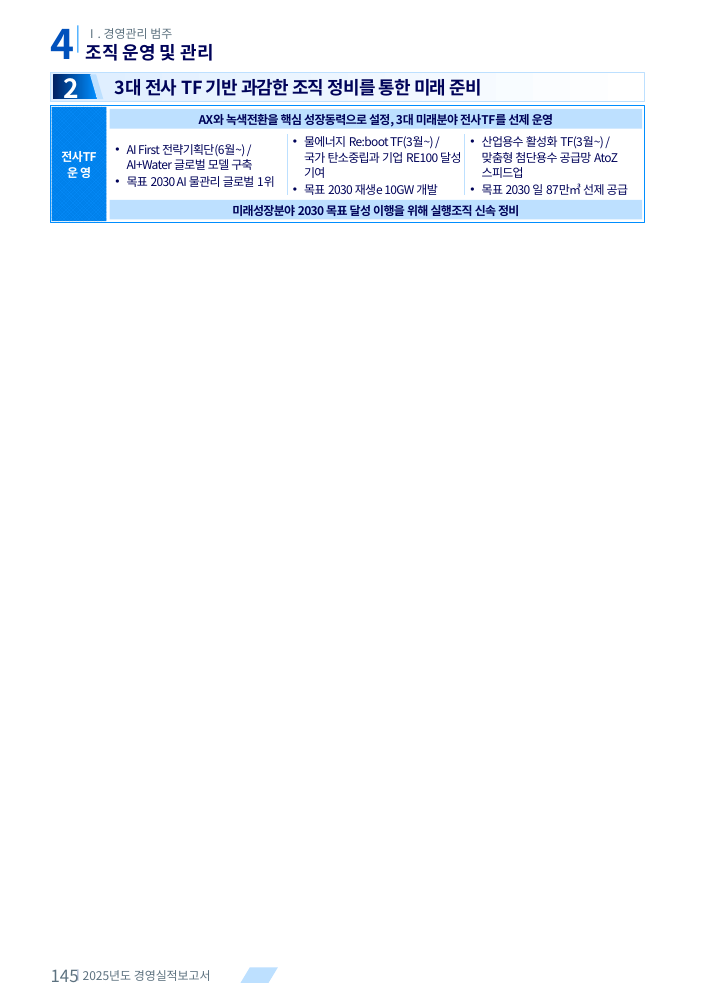
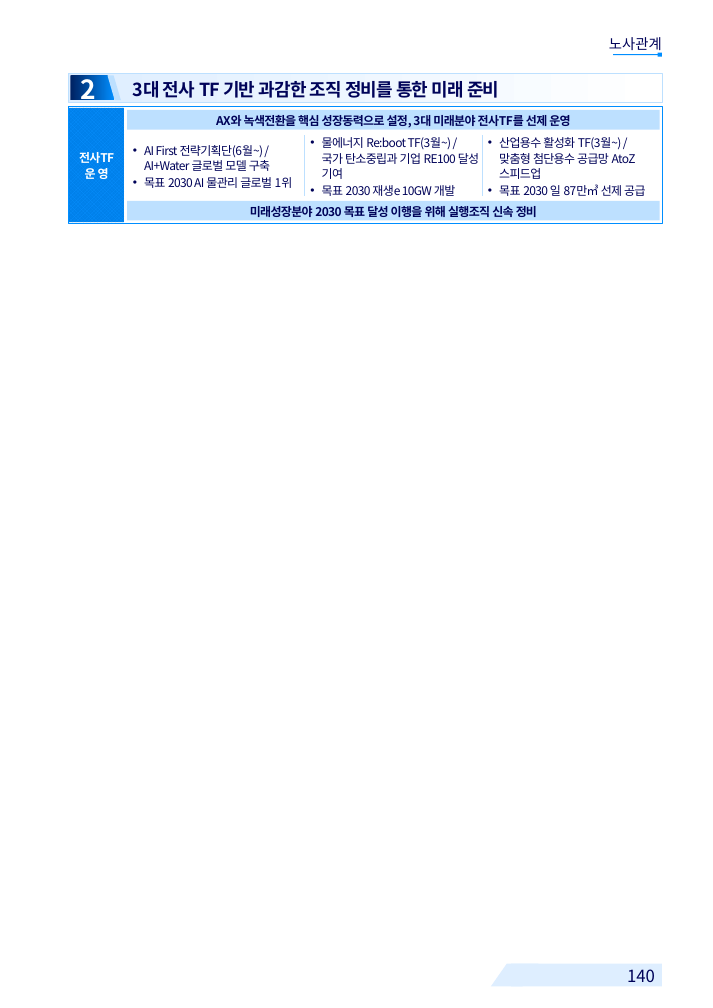
Before and after one commit to khjlsi-creator/claude, a slide deck: slide 140 of korad-경영평가-ppt/KORAD_경영평가_레이아웃_템플릿_A4세로.pptx (slide 145 before the commit). Drawn at 713x1008 pixels with LibreOffice and Linux fonts; fonts in the diff are those of the drawing; background and template pictures are left out. Boxes give left, top, right and bottom in pixels: in the first picture for what was removed or moved away, otherwise in the second. Text is boxed around its words. In the diff, an @@ line names an element or a change of style, - is before the commit and + after.

```diff
--- a/korad-경영평가-ppt/KORAD_경영평가_레이아웃_템플릿_A4세로.pptx
+++ b/korad-경영평가-ppt/KORAD_경영평가_레이아웃_템플릿_A4세로.pptx
@@ text removed at [51, 29, 75, 59] @@
-4
@@ rectangle removed at [78, 25, 78, 53] @@
@@ text removed at [86, 28, 172, 39] @@
-Ⅰ. 경영관리 범주
@@ text removed at [86, 44, 214, 61] @@
-조직 운영 및 관리
@@ text added at [609, 37, 662, 54], 12 pt, text #000359 @@
+노사관계
@@ rectangle added at [613, 54, 661, 55], fill #008EFF @@
@@ rectangle added at [658, 53, 662, 57], fill #008EFF @@
@@ 4 texts, 2 rectangles, 1 freeform shape: place and size @@
-4 texts, 2 rectangles, 1 freeform shape at [90, 74, 642, 220]
+4 texts, 2 rectangles, 1 freeform shape at [108, 75, 660, 221]
@@ 4 texts, 3 rectangles, 2 lines, 1 freeform shape: place and size @@
-4 texts, 3 rectangles, 2 lines, 1 freeform shape at [51, 71, 645, 222]
+4 texts, 3 rectangles, 2 lines, 1 freeform shape at [68, 72, 662, 223]
@@ text removed at [51, 969, 79, 982] @@
-145
@@ rectangle removed at [78, 970, 78, 981] @@
@@ text removed at [83, 970, 211, 981] @@
-2025년도 경영실적보고서
@@ parallelogram removed at [241, 967, 278, 983] @@
@@ parallelogram added at [491, 964, 538, 986], fill #DEEEFF @@
@@ rectangle added at [511, 964, 662, 986], fill #DEEEFF @@
@@ text added at [627, 969, 655, 982], 14 pt, text #000359 @@
+140
```
Also in this commit, not shown: 39 other slides changed, 9 slides added, 9 slides removed, 3 other files.
